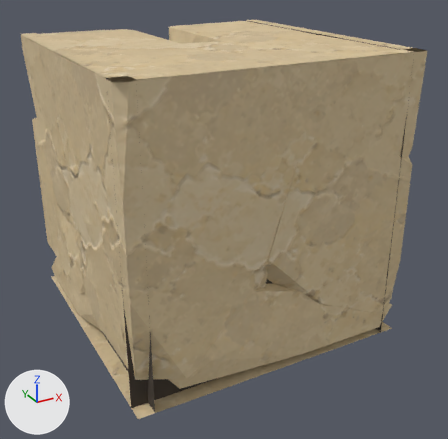
One commit to the glTF model assets/custom/models/ground_modules/ground_square_end_08.glb: the scene before it, then after it.
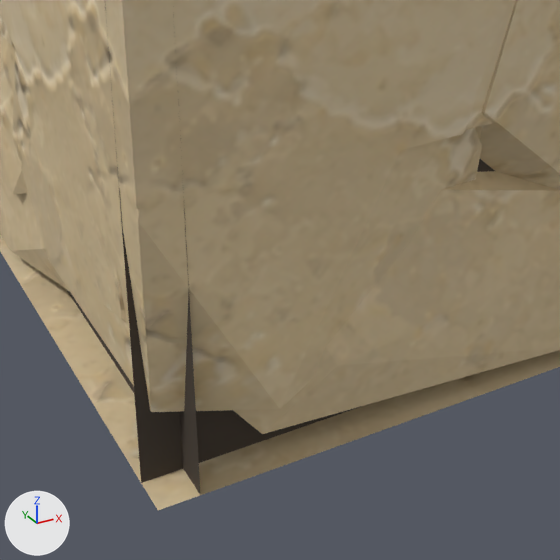
The first picture shows the older version from a 50 mm lens placed at (-0.478, -1.401, 1.288), pointed at (0.526, 0.424, 0.376). The close-ups show the older and then the newer version on the part from 17% to 67% of the width and 49% to 100% of the height of that picture. Only the edits that show in the close-ups are written down. The axes (+X, +Y, +Z) are drawn at lower left. The lights are the same throughout.

Objects in the first close-up: 'GroundSquareEnd08_Body'.
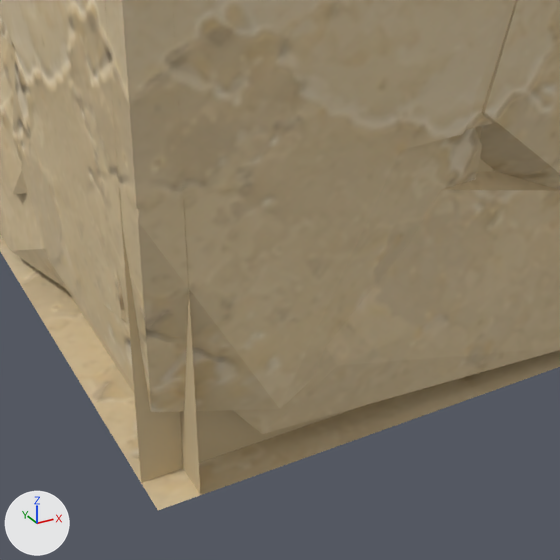
The change, as a list of edits to the scene's bpy script:
```text
Change mat_groundmodulerecess:
    mat_groundmodulerecess.base_color: (0.06, 0.045, 0.032) -> (0.61, 0.48, 0.28)  # brown #453c32 -> beige #cdb890
```

What differs and where, as boxes (x1, y1, x2, y2) in the close-ups (560 x 560 px):
'GroundSquareEnd08_Body', recoloured
    both: (63, 156, 497, 498)
